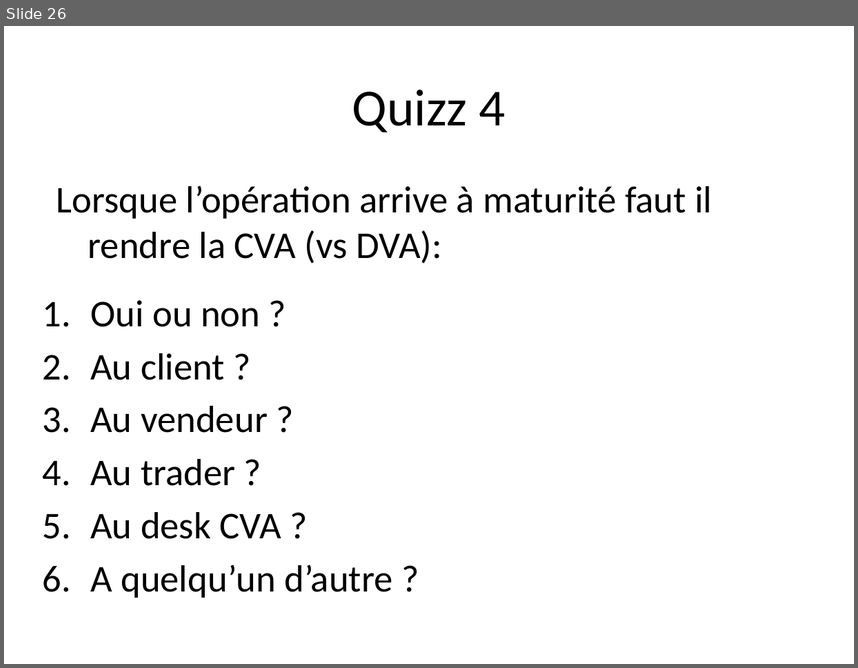
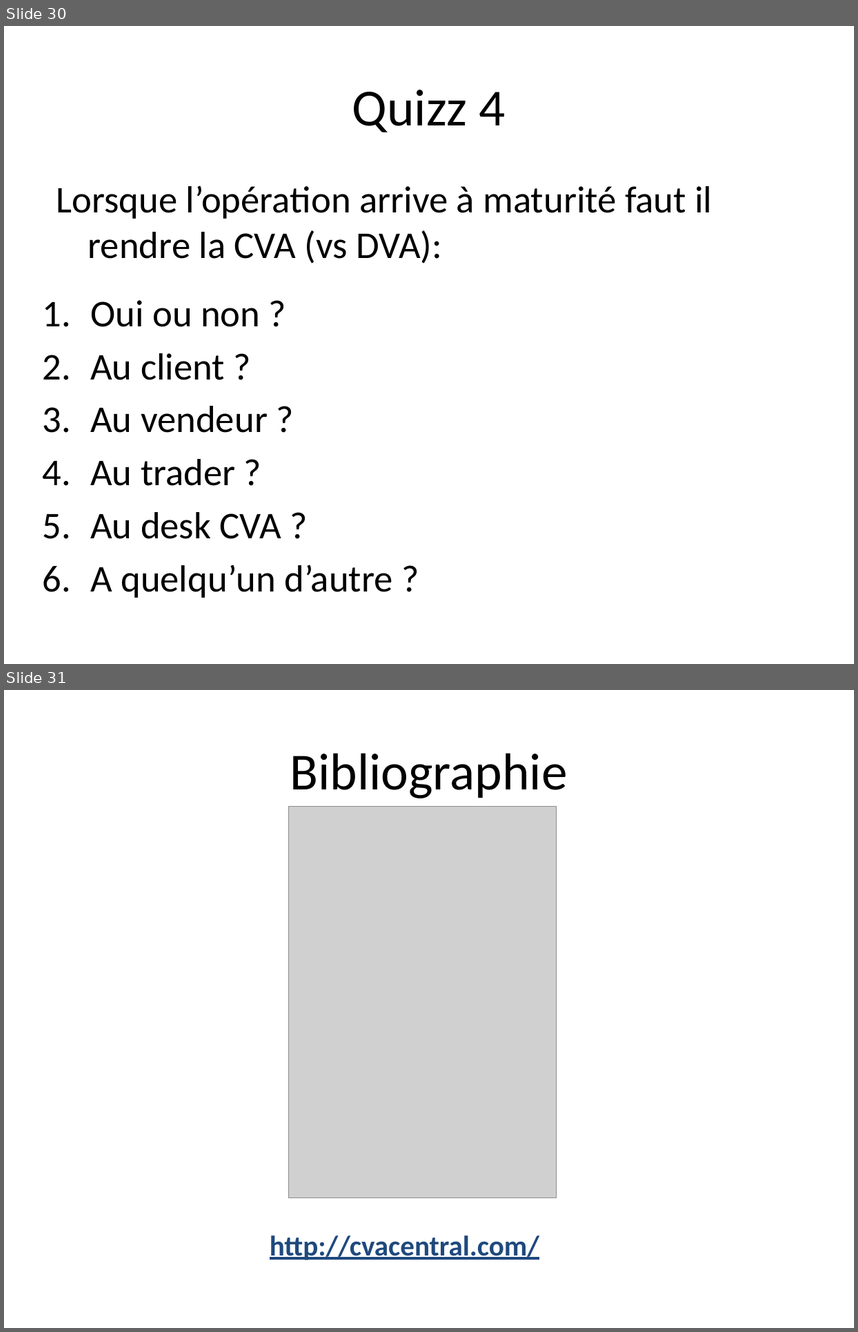
Before and after one commit to rguillemot/Formation_Finance, a slide deck: CVA/CVA.pptx. Shown one above the other, each under a label of ours: slide 26 before the commit, slides 30 and 31 after it. The pictures are 858x668 and 858x1332 pixels, drawn with LibreOffice and Linux fonts; fonts in the diff are those of the drawing; grey boxes stand for pictures. Boxes give left, top, right and bottom in pixels: in the first picture for what was removed or moved away, otherwise in the second. Text is boxed around its words. In the diff, an @@ line names an element or a change of style, - is before the commit and + after.

```diff
--- a/CVA/CVA.pptx
+++ b/CVA/CVA.pptx
@@ slide 31 added at (4,690,854,1328), background #FFFFFF @@
@@ title added at (290,753,568,798), 44 pt, text #000000 @@
+Bibliographie
@@ picture added at (289,807,557,1198) @@
@@ text added at (270,1235,539,1260), 24 pt, text #1F497D, bold, underline @@
+http://cvacentral.com/
@@ what was slide 26 is now slide 30 @@
```
Also in this commit, not shown: 5 slides changed, 4 other slides added, 1 slide removed.
